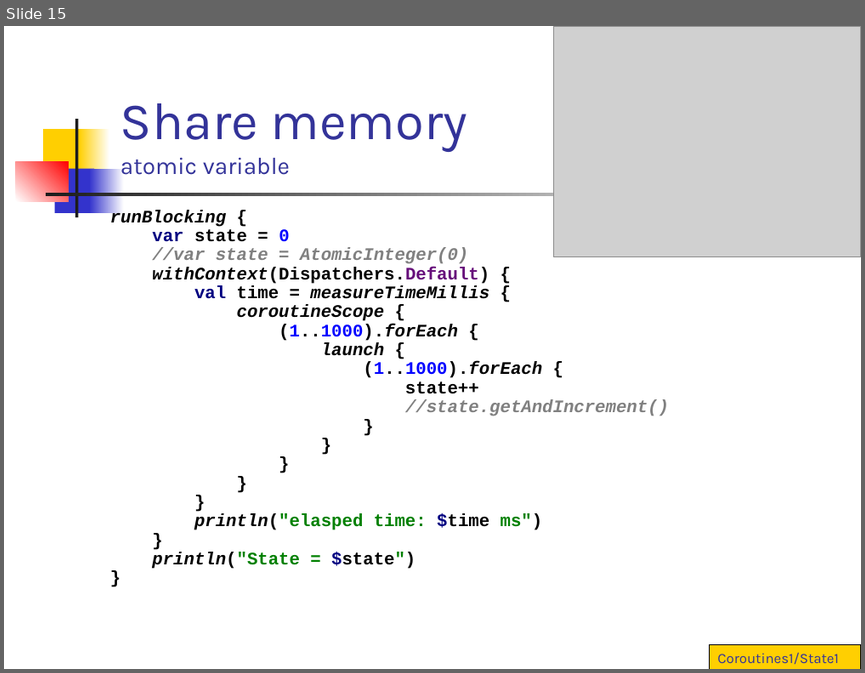
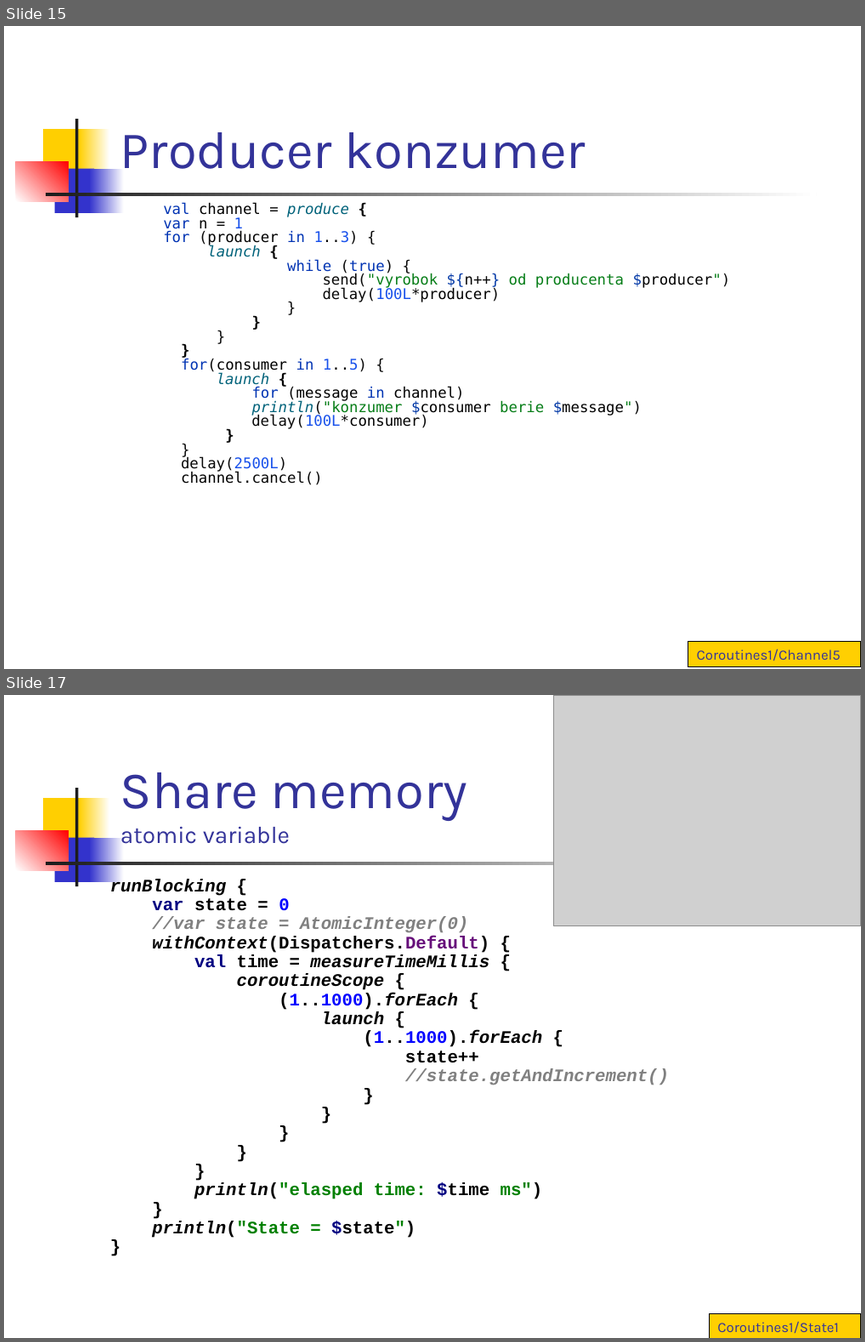
Before and after one commit to vmandro/Prednasky, a slide deck: 10/10_Cvicenie.ppt. Shown one above the other, each under a label of ours: slide 15 before the commit, slides 15 and 17 after it; the slides between them are not shown. The pictures are 865x673 and 865x1342 pixels, drawn with LibreOffice and Linux fonts; fonts in the diff are those of the drawing; grey boxes stand for pictures. Boxes give left, top, right and bottom in pixels: in the first picture for what was removed or moved away, otherwise in the second. Text is boxed around its words. In the diff, an @@ line names an element or a change of style, - is before the commit and + after.

```diff
--- a/10/10_Cvicenie.ppt
+++ b/10/10_Cvicenie.ppt
@@ slide 15 added at <box>4,26,861,669</box>, background #FFFFFF; not listed: 7 template elements that a slide beside it also shows @@
@@ title added at <box>120,132,585,169</box>, 44 pt, text #333399 @@
+Producer konzumer
@@ text added at <box>163,202,731,485</box>, 12.4 pt, text #000000 @@
+val channel = produce {
+var n = 1
+for (producer in 1..3) {
+launch {
+while (true) {
+send("vyrobok ${n++} od producenta $producer")
+delay(100L*producer)
+}
+}
+}
+}
+for(consumer in 1..5) {
+launch {
+for (message in channel)
+println("konzumer $consumer berie $message")
+delay(100L*consumer)
+}
+}
+delay(2500L)
+channel.cancel()
@@ rectangle added at <box>687,641,861,667</box>, fill #FFCF01, outline #000000 0.74 pt, 12 pt, text #333399 @@
+Coroutines1/Channel5
@@ what was slide 15 is now slide 17 @@
```
Also in this commit, not shown: 7 slides changed, 1 other slide added, 2 other files.
